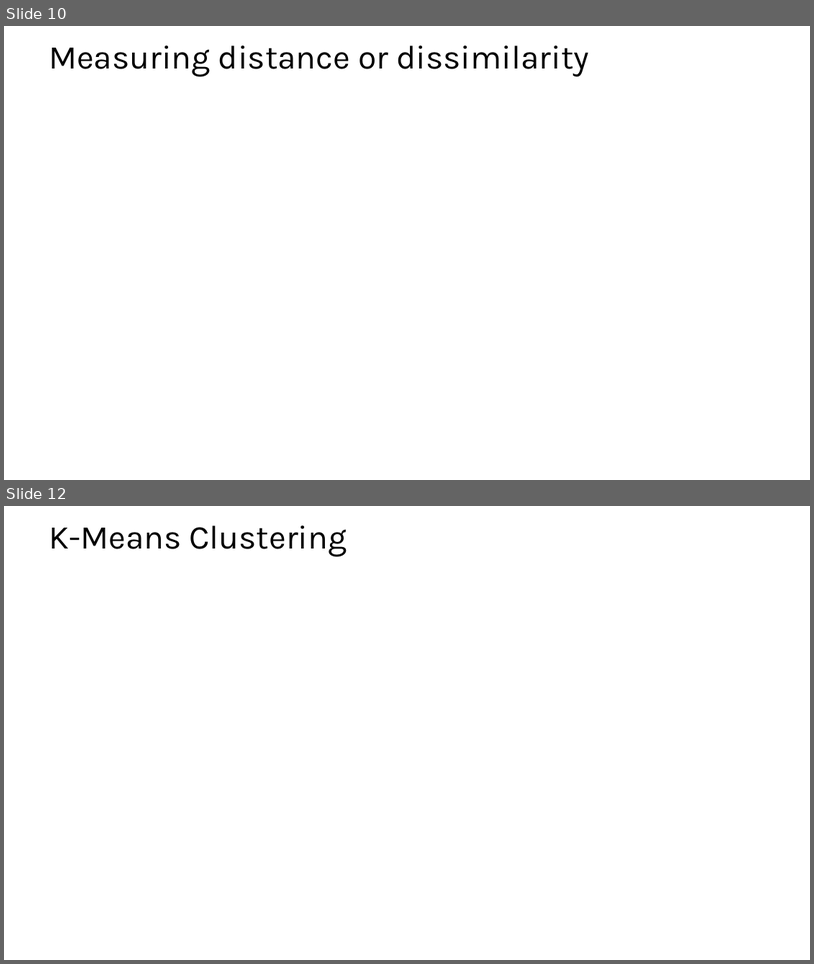
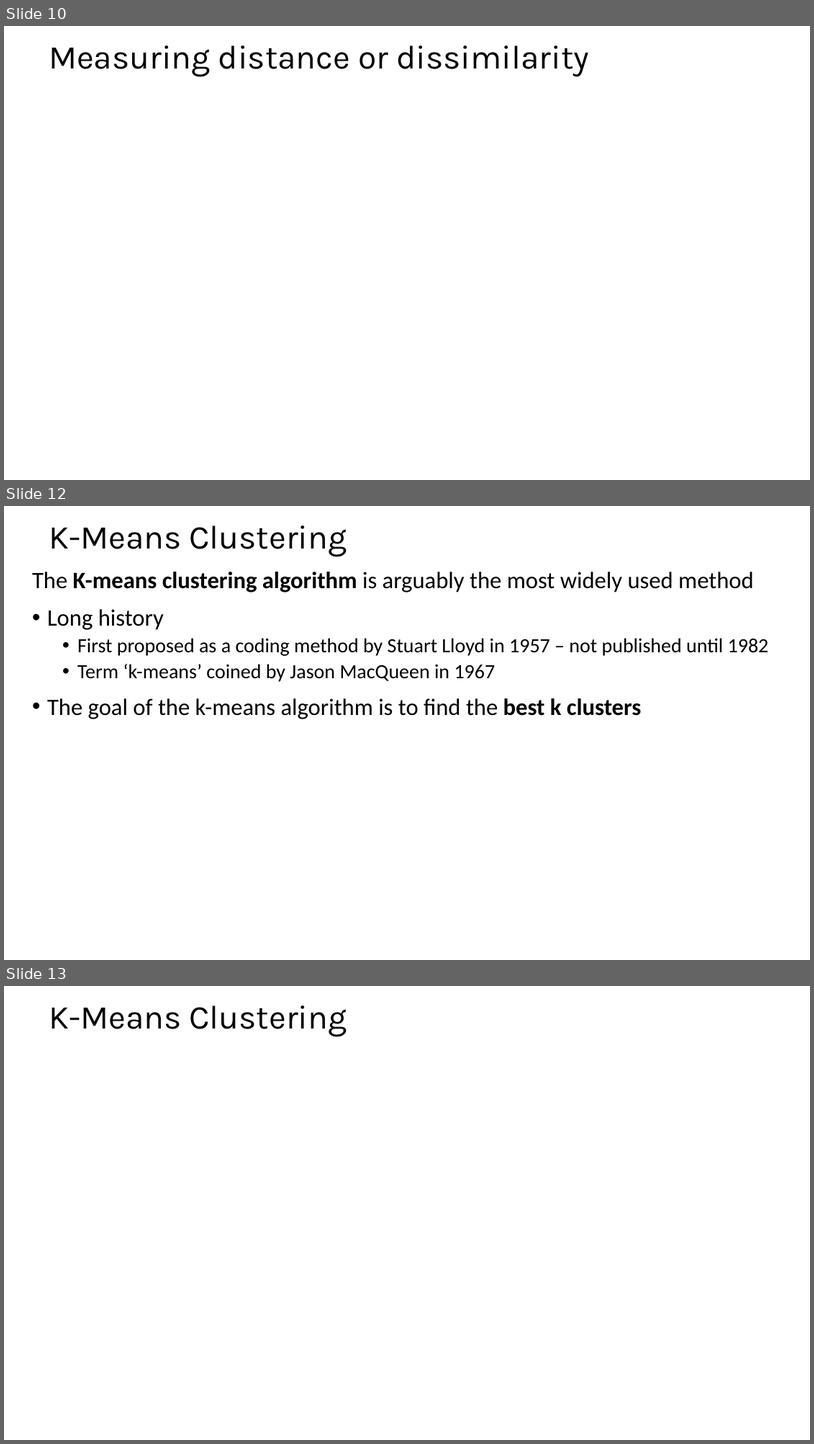
Before and after one commit to StephenElston/CSCI-E-108, a slide deck: slides/9_IntroductionToClustering.pptx. Shown one above the other, each under a label of ours: slides 10 and 12 before the commit, slides 10, 12 and 13 after it; the slides between them are not shown. The pictures are 814x964 and 814x1444 pixels, drawn with LibreOffice and Linux fonts; fonts in the diff are those of the drawing; grey boxes stand for pictures. Boxes give left, top, right and bottom in pixels: in the first picture for what was removed or moved away, otherwise in the second. Text is boxed around its words. In the diff, an @@ line names an element or a change of style, - is before the commit and + after.

```diff
--- a/slides/9_IntroductionToClustering.pptx
+++ b/slides/9_IntroductionToClustering.pptx
@@ slide 12 added at [4, 506, 810, 960], background #FFFFFF @@
@@ title added at [49, 525, 347, 556], 39.6 pt, text #000000 @@
+K-Means Clustering
@@ text added at [32, 572, 769, 719], 28 pt, text #000000 @@
+The K-means clustering algorithm is arguably the most widely used method
+• Long history
+  • First proposed as a coding method by Stuart Lloyd in 1957 – not published until 1982
+  • Term ‘k-means’ coined by Jason MacQueen in 1967
+• The goal of the k-means algorithm is to find the best k clusters
@@ what was slide 12 is now slide 13 @@
```
Also in this commit, not shown: 7 slides changed, 2 other slides added, 1 slide removed.
